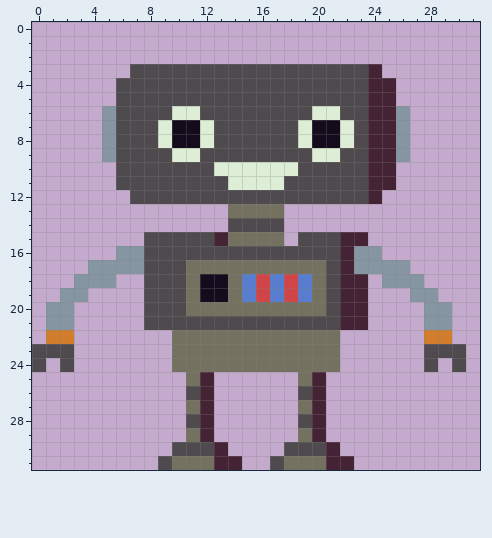
Two versions of one pixel-art sprite, assets/robot.png. The picture above was drawn from the file before the commit.
The file is 192x192 pixels, drawn in blocks of 6x6; one block is one cell here.
The same view after the edit:
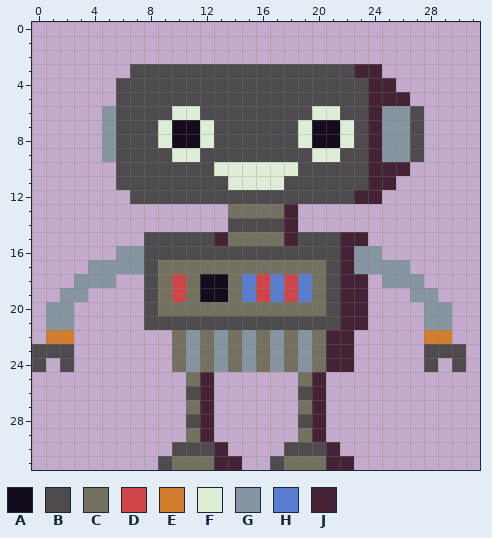
Palette (. is transparent): A #140c1c  B #4e4a4e  C #757161  D #d04648  E #d27d2c  F #deeed6  G #8595a1  H #597dce  J #442434
Changes in this commit:
y 3: x 23 B -> J
y 5: x 26 . -> J
y 6..9: x 25 J -> G; x 27 . -> B
y 10: x 26 . -> J
y 12: x 23 B -> J
y 13..15: x 18 . -> J
y 17: x 9..10 BB -> CC
y 18..19: x 9..10 BB -> CD
y 20: x 9..10 BB -> CC
y 22..24: x 11 C -> G; x 13 C -> G; x 15 C -> G; x 17 C -> G; x 19 C -> G; x 21..22 C. -> JJ
Changed places in both pictures, as pixel boxes (x1, y1, x2, y2):
changed: (284, 64, 424, 246)
changed: (158, 260, 354, 372)
